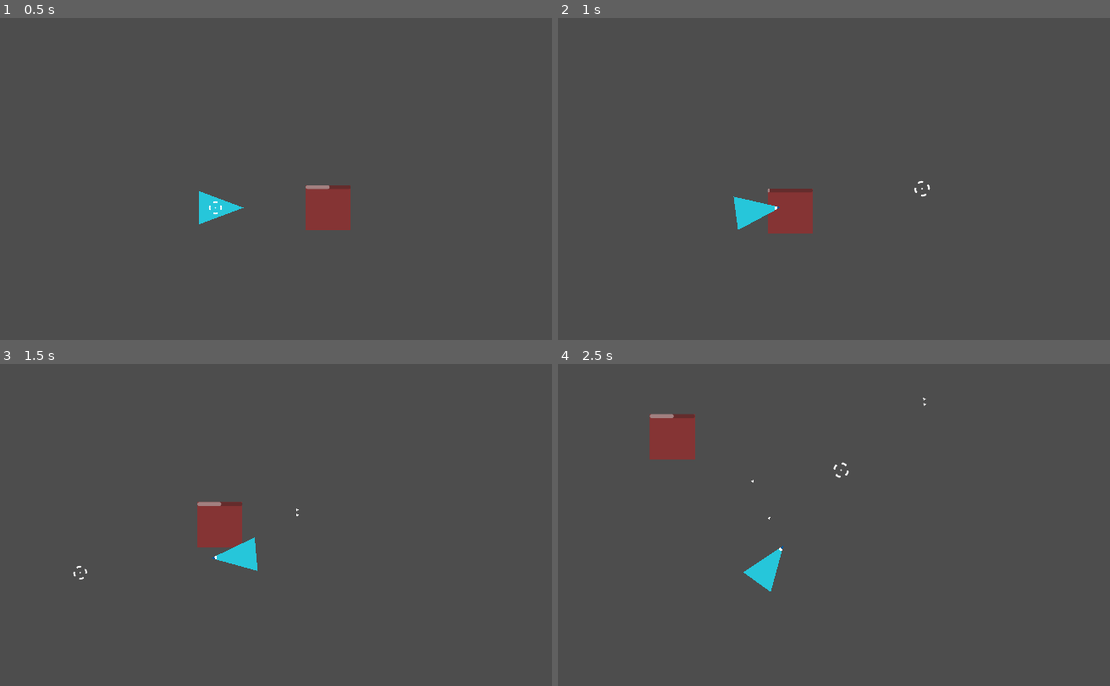
Above: before the commit, frames 1-4 (two rows, left to right).
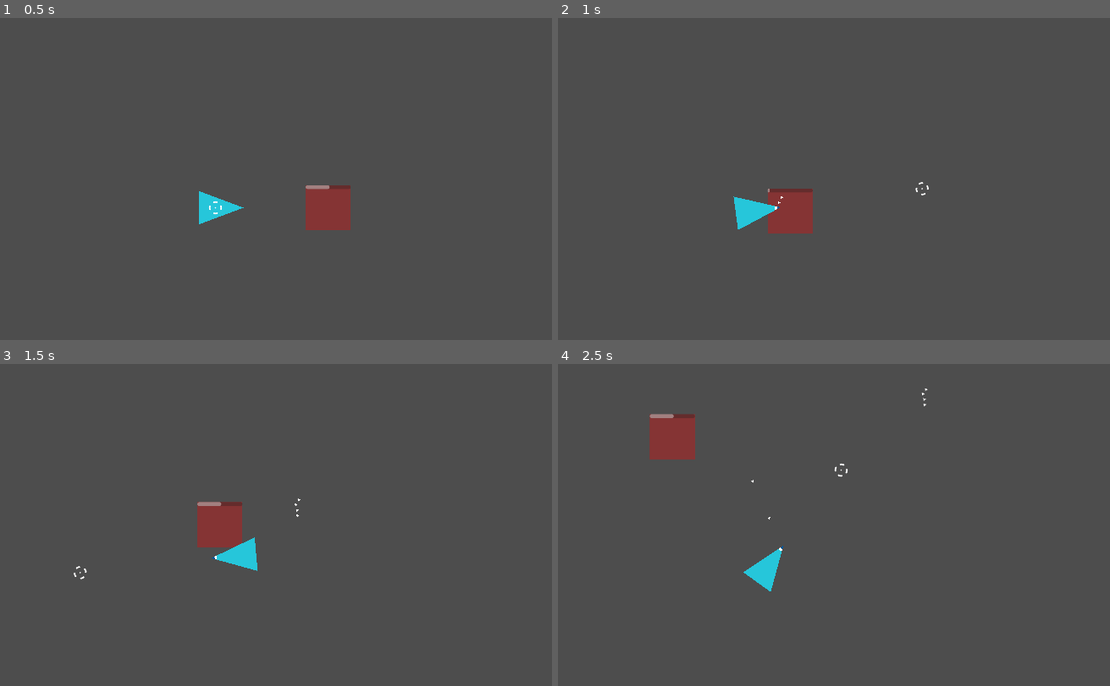
Above: after the commit, the same moments.

Repository: LordChildConsumer/MiniHordeShooter
Game: Godot game, scene res://main.tscn
The game is run twice, just before and just after one commit, with the same random seed, the same clock (stepped at 60 frames per second) and the same inputs. The engine's default icon, where the game draws it, is replaced by a stand-in: a white triangle on a blue panel in a dark square.
Inputs (mouse positions are in pixels of both pictures, inside the frame that each line leads up to):
- Up to frame 1 (0.5 s): no input
- Up to frame 2 (1 s): tap Enter at 0.5 s; move the mouse to (922, 188) at 0.52 s; press the mouse at (922, 188) at 0.53 s; hold D (move_right) from 0.53 s (still down)
- Up to frame 3 (1.5 s): move the mouse to (82, 573) at 1.27 s; release D (move_right) at 1.28 s; release the mouse at (82, 573) at 1.28 s; hold S (move_down) from 1.28 s (still down); click (82, 573) at 1.35 s
- Up to frame 4 (2.5 s): move the mouse to (839, 470) at 2.02 s; release S (move_down) at 2.03 s; press the mouse at (839, 470) at 2.03 s; hold D (move_right) from 2.03 s (still down)

Frame 1 is identical in both runs. In frame 2, less than 0.1% of the frame differs, in the area x 39-68%, y 50-58%; in frame 3, less than 0.1%; in frame 4, less than 0.1%, in the area x 49-68%, y 7-36%.

Commit message:
Cursor juice is now based on attacks

Diff:
--- a/attack/attack.gd
+++ b/attack/attack.gd
@@ -4,14 +4,21 @@
 
 
 ## Emitted when a projectile is successfully spawned.
-## Used mainly to update the cursor's juice.
-signal attack_successful; # TODO: Link this to cursor juice
+## Currently only used to update the cursor's [b]JUICE[/b].
+signal attack_successful(cursor_speed, cursor_size, tween_speed); # TODO: Link this to cursor juice
 
 
+@export_group("Stats")
 ## The amount of time, in seconds, between each attack.
 @export var delay: float = 1.0;
 ## The [Projectile] scene to instance when attacking.
 @export var projectile_scene: PackedScene = null;
+
+@export_group("Cursor")
+## How fast the cursor spins when a projectile is fired.
+@export var cursor_rotation_speed: float = 5.0;
+## How much the cursor will grow when a projectile is fired
+@export var cursor_grow_scale: float = 1.25;
 
 
 ## The [Timer] used to handle firerate.
@@ -20,11 +27,13 @@
 
 func _ready() -> void:
 	# Configure attack_timer
-	attack_timer.autostart = true;
 	attack_timer.one_shot = true;
 	add_child(attack_timer);
+	attack_timer.start(0.01);
 
 
+## Attempts to spawn a projectile and emits [signal attack_successful]
+## when it succeeds.
 func try_attack(pos: Vector2, dir: Vector2) -> void:
 	# Account for delay
 	if attack_timer.time_left > 0.0:
@@ -44,7 +53,7 @@
 	proj.setup(pos, dir);
 
 	# Juice the cursor.
-	attack_successful.emit();
+	attack_successful.emit(cursor_rotation_speed, cursor_grow_scale, delay);
 
 	# Reset timer
 	attack_timer.start(delay);
--- a/main.tscn
+++ b/main.tscn
@@ -35,7 +35,6 @@
 
 [node name="HurtZone" type="Area2D" parent="."]
 position = Vector2(320, 0)
-collision_layer = 20
 collision_mask = 20
 script = ExtResource("3_qnd0e")
 
--- a/player/cursor.gd
+++ b/player/cursor.gd
@@ -1,39 +1,49 @@
 class_name PlayerCursor extends Node2D;
 
+## Handles all logic related to the player's mouse including
+## [b]JUICE[/b] when attacking, and general placement.
 
 @export_group("Juice")
-@export var normal_rotation_speed: float = 1.5;
-@export var fire_rotation_speed: float = 5.0;
-@export var current_rotation_speed: float = normal_rotation_speed;
-@export var grow_scale: float = 1.25;
+## How fast the cursor rotates when idling.
+@export var idle_rotation_speed: float = 1.5;
+## The current rotation speed. Value is animated between a given
+## [member Attack.cursor_rotation_speed] and [member idle_rotation_speed]
+@export var current_rotation_speed: float = idle_rotation_speed;
 
-@export_group("DEBUG")
-@export var dbg_firerrate: float = 0.2;
-var can_fire: bool = true;
+## A reference to the PlayerWeapon so that this can connect to
+## [signal Attack.attack_successful].
+@export var player_weapon: PlayerWeapon = null;
 
+
+
+## Stores a reference to the current attack.
+var current_attack: Attack = null;
 
 
 func _process(delta: float) -> void:
 	global_position = get_global_mouse_position();
 
+	# Prevents trying to connect to an attack that no longer exists
+	if !current_attack || !is_instance_valid(current_attack):
+		current_attack = player_weapon.get_current_attack();
+		current_attack.attack_successful.connect(_on_attack_successful);
 
-	if Input.is_action_pressed("attack_one") && can_fire:
-		can_fire = false;
-
-		# Rotation Speed
-		current_rotation_speed = fire_rotation_speed;
-		create_tween().tween_property(self, "current_rotation_speed", normal_rotation_speed, dbg_firerrate) \
-			.set_ease(Tween.EASE_OUT);
-
-		# Scale
-		scale = Vector2(grow_scale, grow_scale);
-		var scale_tween := create_tween() \
-			.tween_property(self, "scale", Vector2.ONE, dbg_firerrate) \
-			.set_trans(Tween.TRANS_CUBIC) \
-			.set_ease(Tween.EASE_OUT);
-		await scale_tween.finished;
-
-		can_fire = true;
+	rotation += current_rotation_speed * delta;
 
 
-	rotation += current_rotation_speed * delta;
+## Juices the cursor when an attack is successful.
+## Updates rotation speed and cursor scale.
+func _on_attack_successful(speed: float, size: float, duration: float) -> void:
+
+	# Rotation
+	current_rotation_speed = speed;
+	create_tween() \
+		.tween_property(self, "current_rotation_speed", idle_rotation_speed, duration) \
+		.set_ease(Tween.EASE_OUT);
+
+	# Scale
+	scale = Vector2(size, size);
+	create_tween() \
+		.tween_property(self, "scale", Vector2.ONE, duration) \
+		.set_trans(Tween.TRANS_CUBIC) \
+		.set_ease(Tween.EASE_OUT);
--- a/player/player.tscn
+++ b/player/player.tscn
@@ -54,18 +54,18 @@
 script = ExtResource("5_05487")
 health_component = NodePath("../Health")
 
-[node name="Cursor" type="Node2D" parent="."]
+[node name="Cursor" type="Node2D" parent="." node_paths=PackedStringArray("player_weapon")]
 top_level = true
 z_index = 10
 script = ExtResource("3_mwmfc")
+player_weapon = NodePath("../Weapon")
 
 [node name="CrosshairSprite" type="Sprite2D" parent="Cursor"]
 texture = ExtResource("4_v4pjf")
 
-[node name="Weapon" type="Marker2D" parent="." node_paths=PackedStringArray("current_attack")]
+[node name="Weapon" type="Marker2D" parent="."]
 position = Vector2(80, 0)
 script = ExtResource("8_fhjhf")
-current_attack = NodePath("BasicAttack")
 
 [node name="BasicAttack" type="Node2D" parent="Weapon"]
 script = ExtResource("9_ocn7y")
--- a/player/player_weapon.gd
+++ b/player/player_weapon.gd
@@ -2,18 +2,28 @@
 
 ## Manages different attacks and tells said attacks when to fire.
 
-@export var current_attack: Attack;
+# TODO: Add a signal for weapon switching..?
 
+## Stores a reference to the current attack.
+var attack: Attack = null;
 
 func _ready() -> void:
-	if !current_attack:
-		push_error("First child of self is not Attack @ '%s'." % get_path());
-		return;
+	for c: Node in get_children():
+		if c is Attack:
+			attack = c as Attack;
+		else:
+			push_warning("Child %s of Player Weapon is not Attack!");
 
 
 func _process(_delta: float) -> void:
-	if Input.is_action_pressed("attack_one") && current_attack:
-		current_attack.try_attack(
+	if Input.is_action_pressed("attack_one") && attack:
+		attack.try_attack(
 			global_position,
 			global_position.direction_to(get_global_mouse_position())
 		);
+
+
+## Returns a reference to the current attack.
+## Currently only used to listen for [signal Attack.attack_successful]
+func get_current_attack() -> Attack:
+	return attack;
--- a/projectile/projectile.gd
+++ b/projectile/projectile.gd
@@ -102,6 +102,7 @@
 	skip_check.target_position = velocity;
 
 	if skip_check.is_colliding():
+		# FIXME: Causes unintended behavior when colliding with non-hitbox area
 		return skip_check.get_collision_point();
 
 	else:
